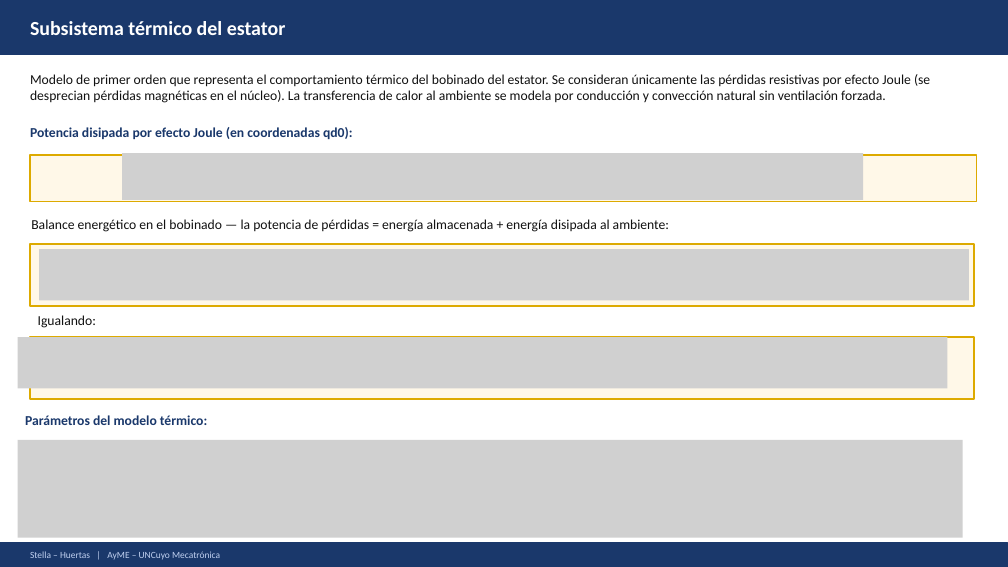
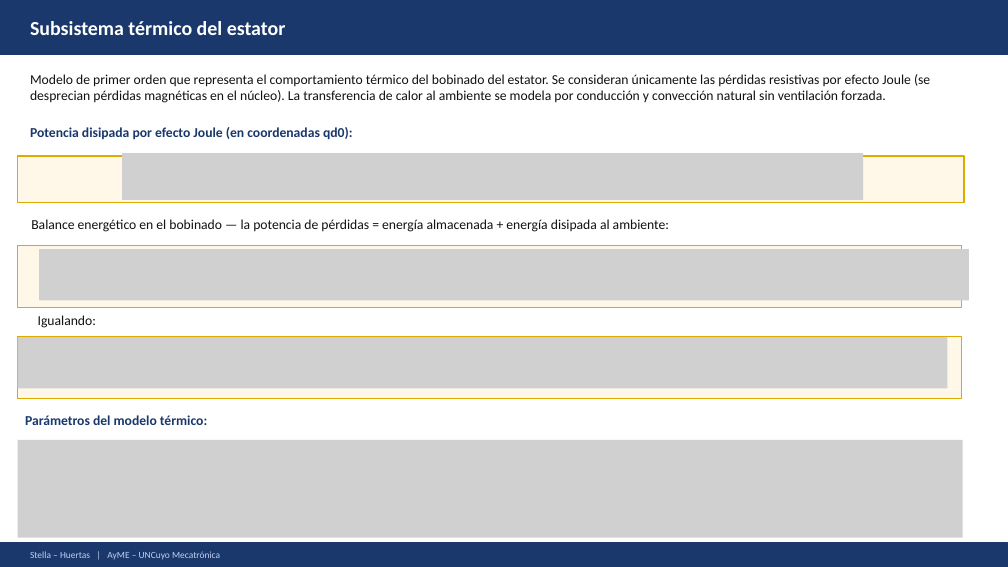
Before and after one commit to Juan-Stella/Automatica-y-maquinas-electricas-final, a slide deck: slide 15 of Presentación/AyME_Stella_Huertas_Presentacion_Correcciones.pptx. Drawn at 1008x567 pixels with LibreOffice and Linux fonts; fonts in the diff are those of the drawing; grey boxes stand for pictures. Boxes give left, top, right and bottom in pixels: in the first picture for what was removed or moved away, otherwise in the second. Text is boxed around its words. In the diff, an @@ line names an element or a change of style, - is before the commit and + after.

```diff
--- a/Presentación/AyME_Stella_Huertas_Presentacion_Correcciones.pptx
+++ b/Presentación/AyME_Stella_Huertas_Presentacion_Correcciones.pptx
@@ rectangle: place and size @@
-rectangle at bbox=[30, 155, 977, 202]
+rectangle at bbox=[17, 156, 964, 203]
@@ rectangle: place and size @@
-rectangle at bbox=[30, 243, 974, 306]
+rectangle at bbox=[17, 246, 961, 308]
@@ rectangle: place and size @@
-rectangle at bbox=[30, 337, 974, 399]
+rectangle at bbox=[17, 337, 961, 399]
```
Also in this commit, not shown: 3 other slides changed, 12 other files.
